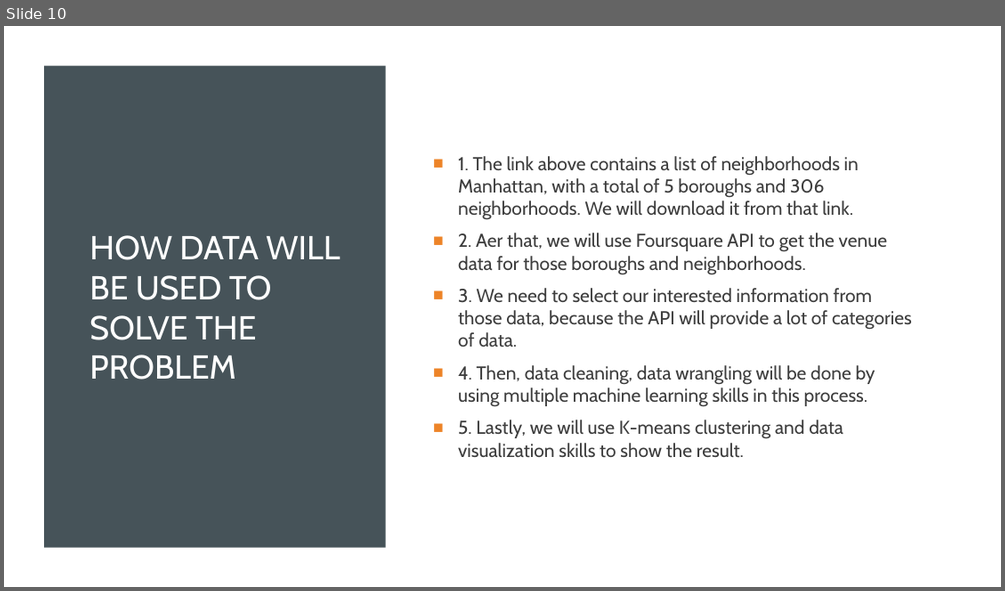
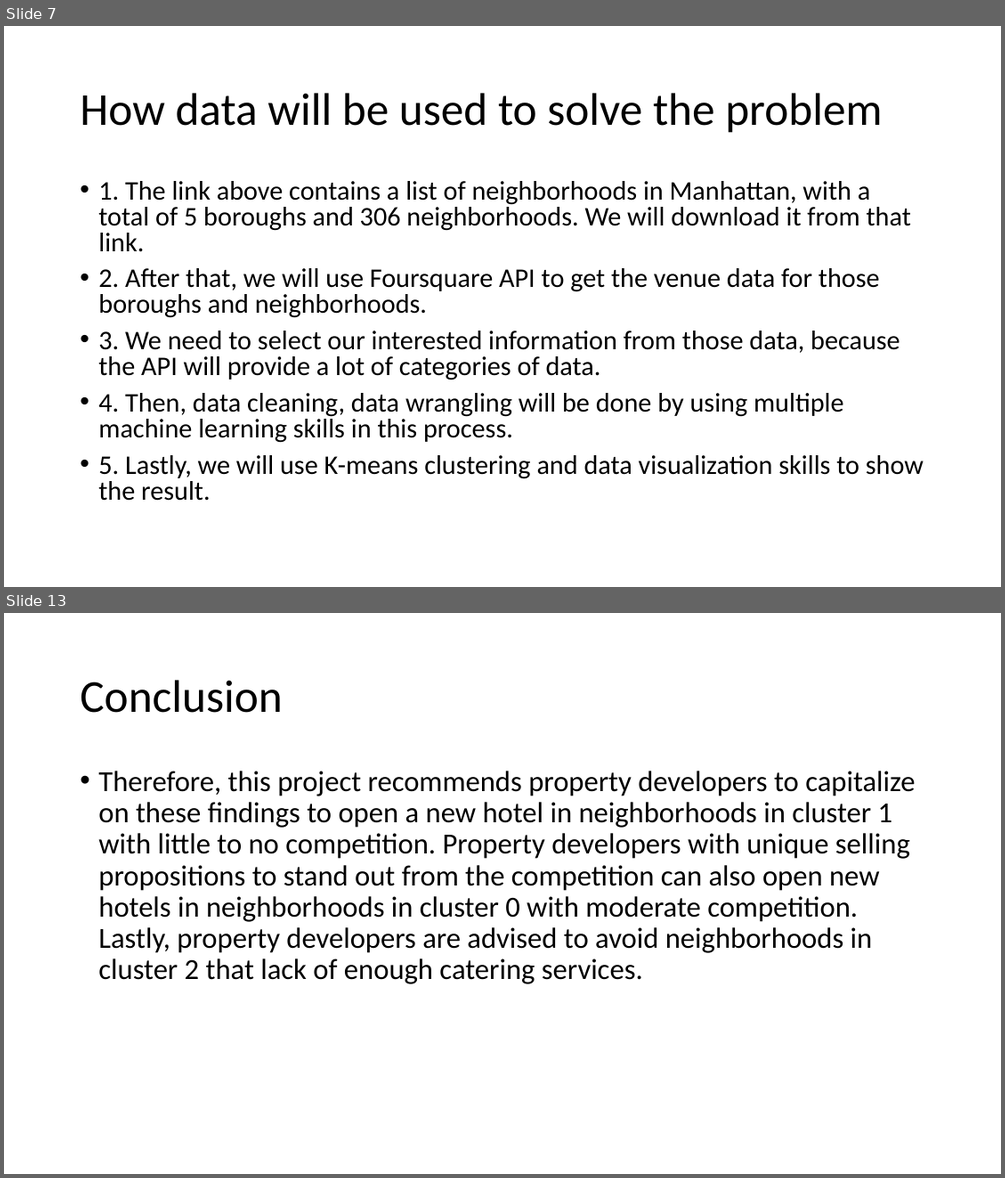
Before and after one commit to Hughli3/Coursera_Capstone, a slide deck: Week4 & 5/Final ppt.pptx. Shown one above the other, each under a label of ours: slide 10 before the commit, slides 7 and 13 after it; the slides between them are not shown. The pictures are 1005x591 and 1005x1178 pixels, drawn with LibreOffice and Linux fonts; fonts in the diff are those of the drawing. Boxes give left, top, right and bottom in pixels: in the first picture for what was removed or moved away, otherwise in the second. Text is boxed around its words. In the diff, an @@ line names an element or a change of style, - is before the commit and + after.

```diff
--- a/Week4 & 5/Final ppt.pptx
+++ b/Week4 & 5/Final ppt.pptx
@@ slide 13 added at bbox=[4, 613, 1001, 1174], background #FFFFFF @@
@@ title added at bbox=[80, 680, 283, 713], 44 pt, text #000000 @@
+Conclusion
@@ text added at bbox=[98, 771, 914, 984], 28 pt, text #000000 @@
+• Therefore, this project recommends property developers to capitalize on these findings to open a new hotel in neighborhoods in cluster 1 with little to no competition. Property developers with unique selling propositions to stand out from the competition can also open new hotels in neighborhoods in cluster 0 with moderate competition. Lastly, property developers are advised to avoid neighborhoods in cluster 2 that lack of enough catering services.
@@ what was slide 10 is now slide 7 @@
@@ slide 7 changed as well @@
@@ rectangle removed at bbox=[4, 26, 1001, 587] @@
@@ rectangle removed at bbox=[44, 66, 386, 548] @@
@@ title at bbox=[80, 93, 882, 133]: text changed; size 32 to 44 pt; font Cabin to Calibri; text colour #FFFFFF to #000000 @@
-HOW DATA WILL BE USED TO SOLVE THE PROBLEM
+How data will be used to solve the problem
@@ text "1. The link above contains ...": place and size @@
-text "1. The link above contains ..." at bbox=[458, 156, 912, 457]
+text "1. The link above contains ..." at bbox=[98, 181, 923, 500]
@@ text "1. The link above contains ..." at bbox=[98, 181, 923, 500]: vertical alignment middle to top @@
@@ text at bbox=[98, 181, 923, 500]: size 18 to 25.9 pt, font Cabin to Calibri, text colour #3D3D3D to #000000 in "1. The link above contains a list ...", "3. We need to select our interested ...", "4. Then, data cleaning, data wrangling will ...", "5. Lastly, we will use K-means clustering ..."; bullet ■ to •; line spacing 1 to 0.8 @@
@@ text at bbox=[98, 268, 880, 318]: text changed; size 18 to 25.9 pt; font Cabin to Calibri; text colour #3D3D3D to #000000 @@
-■ 2. Aer that, we will use Foursquare API to get the venue data for those boroughs and neighborhoods.
+• 2. After that, we will use Foursquare API to get the venue data for those boroughs and neighborhoods.
```
Also in this commit, not shown: 8 other slides changed, 3 other slides added, 5 slides removed, 1 other file.
